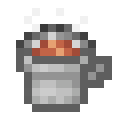
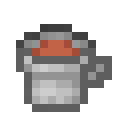
Before/after of a w=128, h=128 layered artwork. What changed in the layer stack:
hid "Brilho/Contraste 1" over [24, 8, 88, 56]
